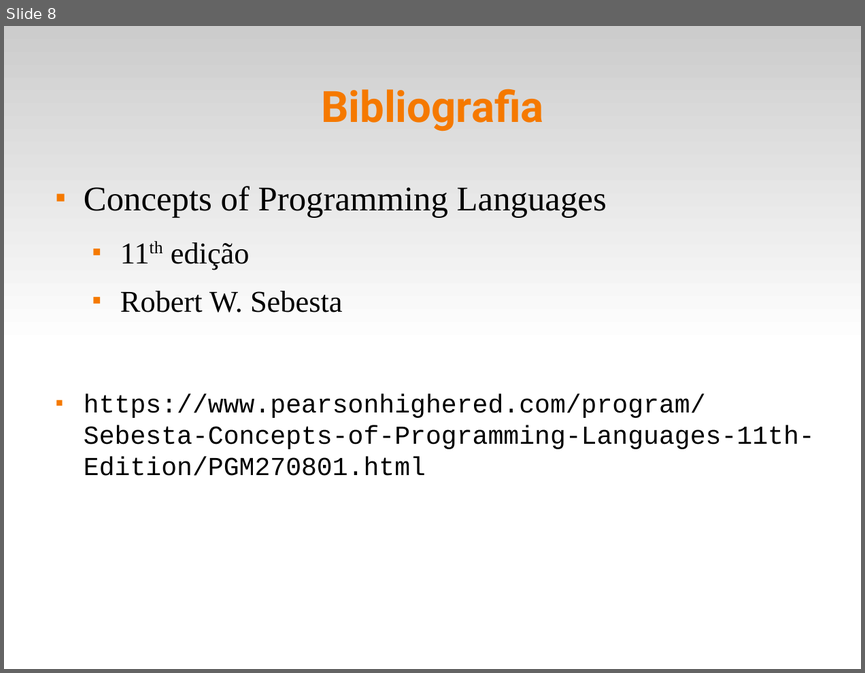
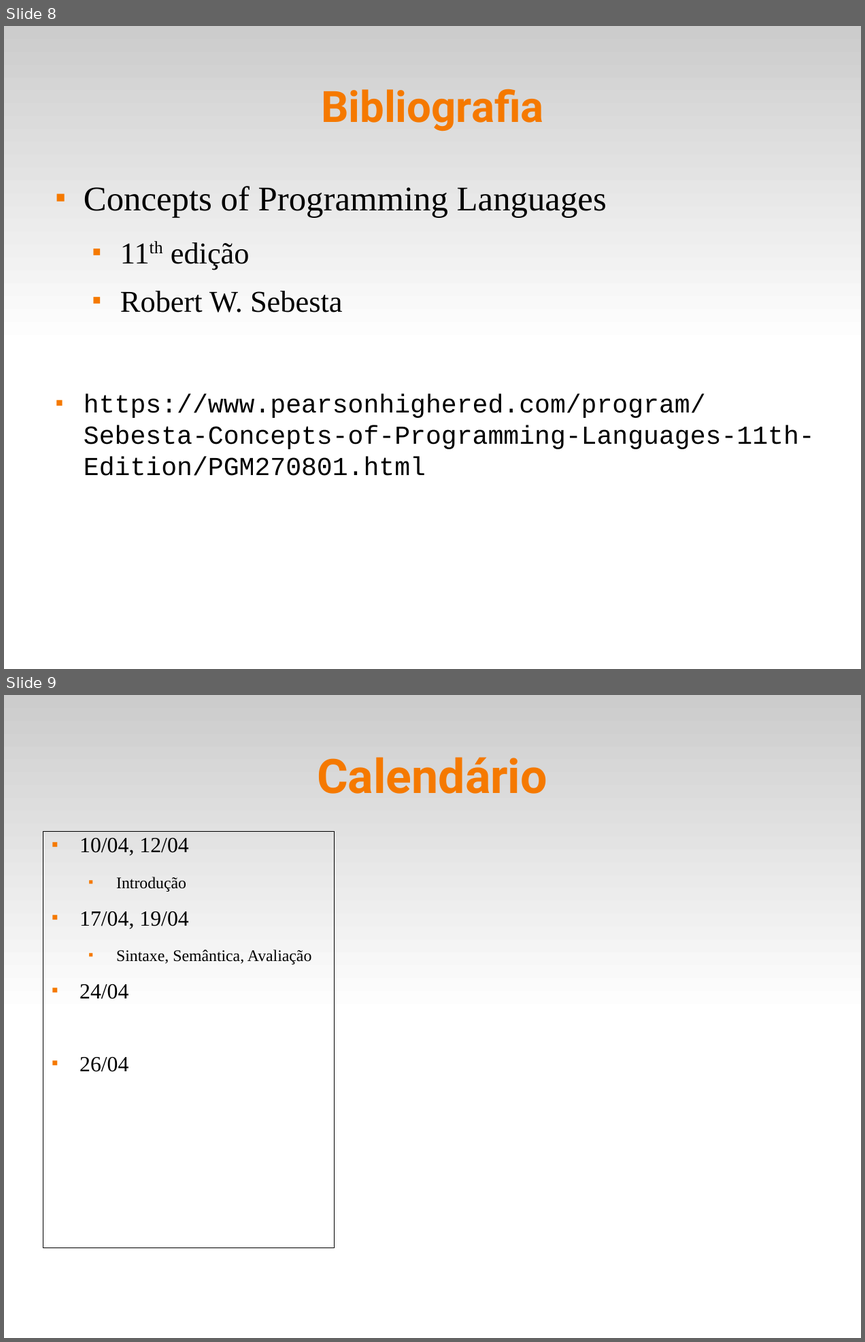
Before and after one commit to fsantanna-uerj/EDL, a slide deck: slides/edl-00.odp. Shown one above the other, each under a label of ours: slide 8 before the commit, slides 8 and 9 after it. The pictures are 865x673 and 865x1342 pixels, drawn with LibreOffice and Linux fonts; fonts in the diff are those of the drawing. Boxes give left, top, right and bottom in pixels: in the first picture for what was removed or moved away, otherwise in the second. Text is boxed around its words. In the diff, an @@ line names an element or a change of style, - is before the commit and + after.

Commit message:
(>) slides

```diff
--- a/slides/edl-00.odp
+++ b/slides/edl-00.odp
@@ slide 9 added at (4,695,861,1338), background #FFFFFF; not listed: 1 template element that a slide beside it also shows @@
@@ title added at (317,757,547,794), 44 pt, text #F57900, bold @@
+Calendário
@@ text added at (43,831,334,1255), outline #000000 0 pt, 15 pt, text #000000 @@
+■ 10/04, 12/04
+  ■ Introdução
+■ 17/04, 19/04
+  ■ Sintaxe, Semântica, Avaliação
+■ 24/04
+■ 26/04
```
Also in this commit, not shown: 5 other files.
